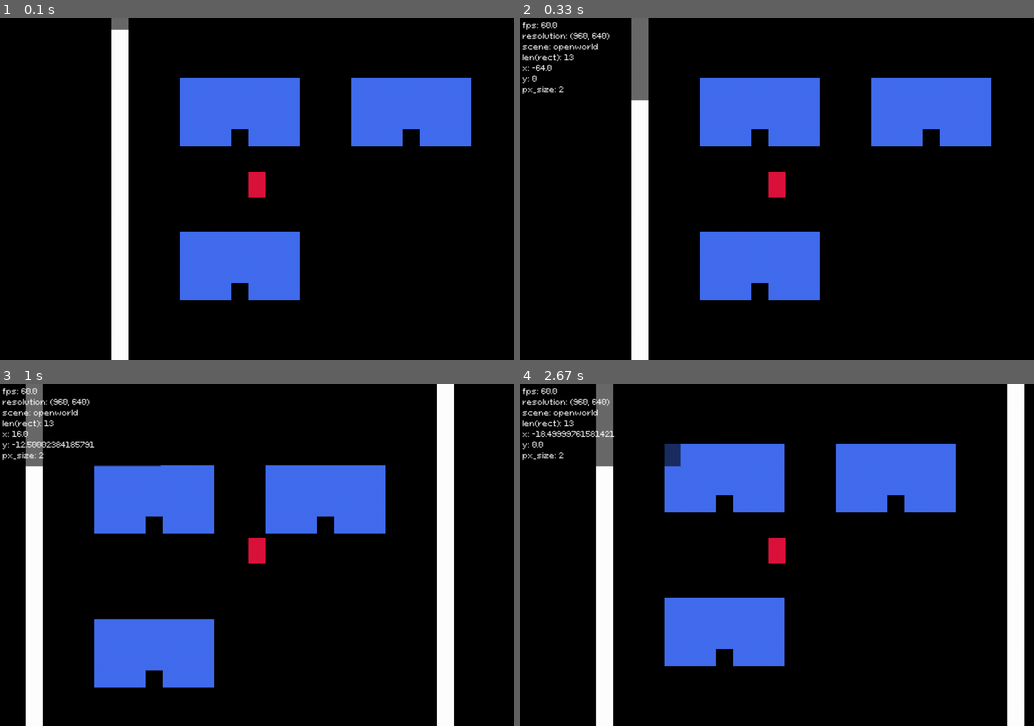
Above: before the commit, frames 1-4 (two rows, left to right).
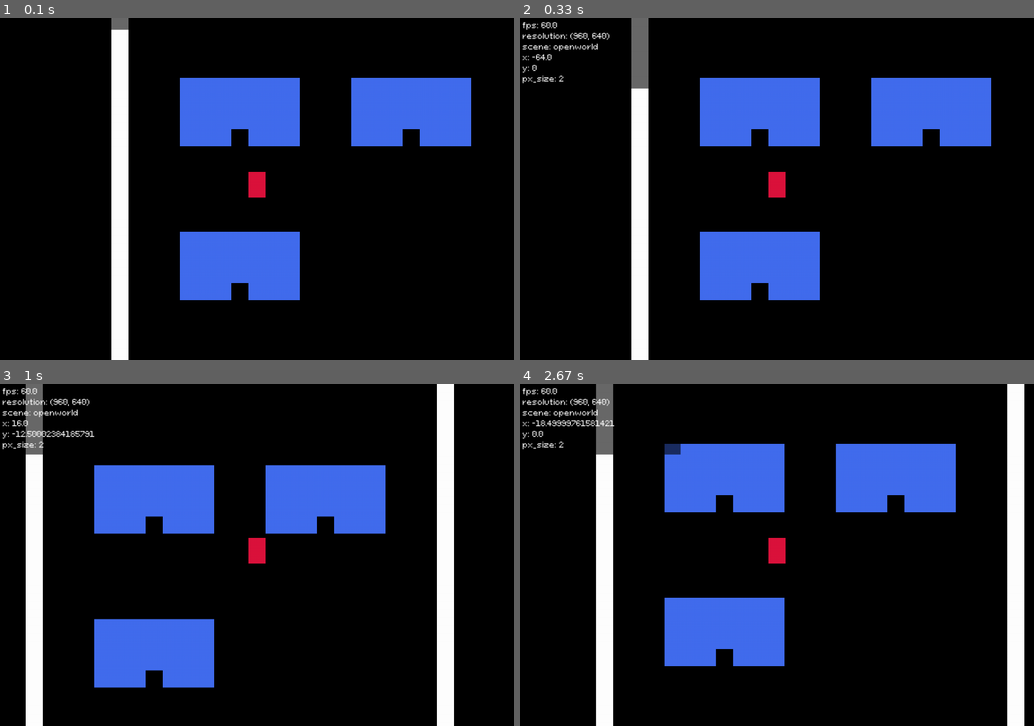
Above: after the commit, the same moments.

Repository: kritserv/rpg-maker-style-top-down-game-template
Game: pygame game, started from main.py
Same seed, same stepped clock (60 frames per second), same inputs: the game is played once before the commit and once after it.
Inputs:
- Up to frame 1 (0.1 s): no input
- Up to frame 2 (0.33 s): no input
- Up to frame 3 (1 s): hold Right 0.33-0.8 s; hold Up from 0.83 s (still down)
- Up to frame 4 (2.67 s): release Up at 1.13 s; hold Right 1.17-1.63 s; hold Left 1.67-2.2 s; hold Down 2.23-2.53 s; hold Left from 2.57 s (still down)

Frame 1 is identical in both runs. In frame 2, 0.4% of the frame differs, in the area x 0-25%, y 10-25%; in frame 3, 0.7%; in frame 4, 0.8%, in the area x 0-32%, y 10-25%.

Commit message:
add event feature & change scene by event trigger

Diff:
--- /dev/null
+++ b/game_data/event/config.json
@@ -0,0 +1,16 @@
+{
+	"event_dict": {
+		"openworld": [
+			"move_to_inner_house1", "move_to_inner_house2", "move_to_inner_house3"
+		],
+		"inner_house1": [
+			"exit_inner_house1"
+		],
+		"inner_house2": [
+			"exit_inner_house2"
+		],
+		"inner_house3": [
+			"exit_inner_house3"
+		]
+	}
+}
--- /dev/null
+++ b/game_data/event/data.json
@@ -0,0 +1,58 @@
+{
+	"event_data": {
+		"move_to_inner_house1": {
+			"pos": [-80, -48],
+			"trigger_by": "player_on_top",
+			"effect": {
+				"func": ["change_scene", "change_camera_stop_position"],
+				"new_scene": [0, 48, "inner_house1"],
+				"new_camera_stop_position": [-48, 48, -64, 16]
+			}
+		},
+		"move_to_inner_house2": {
+			"pos": [80, -48],
+			"trigger_by": "player_on_top",
+			"effect": {
+				"func": ["change_scene", "change_camera_stop_position"],
+				"new_scene": [0, 48, "inner_house2"],
+				"new_camera_stop_position": [-48, 48, -64, 16]
+			}
+		},
+		"move_to_inner_house3": {
+			"pos": [-80, 96],
+			"trigger_by": "player_on_top",
+			"effect": {
+				"func": ["change_scene", "change_camera_stop_position"],
+				"new_scene": [0, 48, "inner_house3"],
+				"new_camera_stop_position": [-48, 48, -64, 16]
+			}
+		},
+		"exit_inner_house1": {
+			"pos": [0, 64],
+			"trigger_by": "player_on_top",
+			"effect": {
+				"func": ["change_scene", "change_camera_stop_position"],
+				"new_scene": [-80, -16, "openworld"],
+				"new_camera_stop_position": [-144, 144, -160, 160]
+			}
+		},
+		"exit_inner_house2": {
+			"pos": [0, 64],
+			"trigger_by": "player_on_top",
+			"effect": {
+				"func": ["change_scene", "change_camera_stop_position"],
+				"new_scene": [80, -16, "openworld"],
+				"new_camera_stop_position": [-144, 144, -160, 160]
+			}
+		},
+		"exit_inner_house3": {
+			"pos": [0, 64],
+			"trigger_by": "player_on_top",
+			"effect": {
+				"func": ["change_scene", "change_camera_stop_position"],
+				"new_scene": [-80, 128, "openworld"],
+				"new_camera_stop_position": [-144, 144, -160, 160]
+			}
+		}
+	}
+}
--- a/main.py
+++ b/main.py
@@ -12,9 +12,9 @@
 	black, check_event, \
 	print_debug, load_screen_from_json, \
 	toggle_full_screen, update_size, \
-	load_scene_from_json, Player, \
-	TopDownMap, Camera, BlackBar, Timer, \
-	SceneManager
+	load_scene_from_json, load_event_from_json, \
+	Player, TopDownMap, Camera, BlackBar, \
+	Timer, SceneManager, Event
 
 pg.display.set_caption("game_title")
 pg.display.set_icon(pg.image.load("asset/img/icon.png"))
@@ -22,33 +22,44 @@
 async def main():
 	run = True
 	cap_fps = False
+	web_export = False
 	debug = True
 	debug_list = [""]
 	full_screen_toggle = False
+	low_fps_mode = False
 
+	if cap_fps or web_export:
+		low_fps_mode = True
 	screen, black_bar_is_set = load_screen_from_json()
 	black_bar = BlackBar(screen, black_bar_is_set)
 	curr_width, curr_height, pixel_size = update_size(
 		[screen.get_width(),
-		screen.get_height()])
+		screen.get_height()]
+		)
 	ratio = default_screen_width/default_screen_height
 	new_size = (curr_width, curr_height)
 
 	scene, start_scene_name = load_scene_from_json()
 
-	player = Player(screen)
+	player = Player(screen, low_fps_mode)
 	top_down_map = TopDownMap(screen)
 	camera = Camera(player, top_down_map)
 
 	scene_manager = SceneManager(
-		scene, player, top_down_map, camera, start_scene_name)
+		scene, player, top_down_map, camera, start_scene_name
+		)
 	scene_manager.change_scene(-64, 0, start_scene_name)
 	scene_manager.change_camera_stop_position(-144, 144, -160, 160)
+
+	event = Event(
+		load_event_from_json(), player, scene_manager
+		)
 
 	debug_timer = Timer()
 	debug_timer.start()
 
 	prev_time = time()
+
 	while run:
 		# =================== [ DELTA TIME ] ===================
 
@@ -59,30 +70,7 @@
 
 		player.update(dt)
 		camera.update(pixel_size)
-
-		if scene_manager.current_scene == "openworld" and player.pos == [-80, -48]:
-			scene_manager.change_scene(0, 48, "inner_house1")
-			scene_manager.change_camera_stop_position(-48, 48, -64, 16)
-
-		if scene_manager.current_scene == "inner_house1" and player.pos == [0, 64]:
-			scene_manager.change_scene(-80, -16, "openworld")
-			scene_manager.change_camera_stop_position(-144, 144, -160, 160)
-
-		if scene_manager.current_scene == "openworld" and player.pos == [80, -48]:
-			scene_manager.change_scene(0, 48, "inner_house2")
-			scene_manager.change_camera_stop_position(-48, 48, -64, 16)
-
-		if scene_manager.current_scene == "inner_house2" and player.pos == [0, 64]:
-			scene_manager.change_scene(80, -16, "openworld")
-			scene_manager.change_camera_stop_position(-144, 144, -160, 160)
-
-		if scene_manager.current_scene == "openworld" and player.pos == [-80, 96]:
-			scene_manager.change_scene(0, 48, "inner_house3")
-			scene_manager.change_camera_stop_position(-48, 48, -64, 16)
-
-		if scene_manager.current_scene == "inner_house3" and player.pos == [0, 64]:
-			scene_manager.change_scene(-80, 128, "openworld")
-			scene_manager.change_camera_stop_position(-144, 144, -160, 160)
+		event.update()
 
 		# ====================== [ GRAPHIC ] =====================
 
@@ -93,7 +81,8 @@
 			)
 
 		curr_width, curr_height, pixel_size = update_size(
-			new_size)
+			new_size
+			)
 		player.resize(pixel_size)
 		top_down_map.resize(pixel_size, player)
 
@@ -106,10 +95,9 @@
 		if debug:
 			if debug_timer.time_now()>0.1:
 				debug_list = [
-					curr_fps(),
+					f"fps: {curr_fps()}",
 					f"resolution: {(curr_width, curr_height)}",
 					f"scene: {scene_manager.current_scene}",
-					f"len(rect): {len(top_down_map.rects)}",
 					f"x: {player.pos[0]}",
 					f"y: {player.pos[1]}",
 					f"px_size: {pixel_size}"
@@ -117,14 +105,11 @@
 				debug_timer.restart()
 			print_debug(debug_list)
 
-		# ====================== [ EVENT ] ======================
+		# =================== [ PYGAME STUFF ] ===================
 
 		run, new_size, debug, full_screen_toggle = check_event(
 			pg.event.get(), new_size, debug
 			)
-
-		# =================== [ PYGAME STUFF ] ===================
-
 		pg.display.update()
 		clock_tick(cap_fps)
 		await asyncio.sleep(0)
--- a/src/__init__.py
+++ b/src/__init__.py
@@ -3,10 +3,10 @@
 	default_screen_size, black
 from .func import check_event, print_debug, \
 	load_screen_from_json, toggle_full_screen, \
-	update_size, load_scene_from_json
+	update_size, load_scene_from_json, load_event_from_json
 from .entity import Player, TopDownMap, Camera, \
-	BlackBar, Timer, SceneManager
+	BlackBar, Timer, SceneManager, Event
 
 __all__ = [clock_tick, curr_fps, default_screen_width, default_screen_height, default_screen_size, black,
-	check_event, print_debug, load_screen_from_json, toggle_full_screen, update_size, load_scene_from_json,
-	Player, TopDownMap, Camera, BlackBar, Timer, SceneManager]
+	check_event, print_debug, load_screen_from_json, load_event_from_json, toggle_full_screen, update_size, load_scene_from_json,
+	Player, TopDownMap, Camera, BlackBar, Timer, SceneManager, Event]
--- a/src/entity/__init__.py
+++ b/src/entity/__init__.py
@@ -4,5 +4,6 @@
 from .camera import Camera
 from .timer import Timer
 from .scene_manager import SceneManager
+from .event import Event
 
-__all__ = (BlackBar, TopDownMap, Player, Camera, Timer, SceneManager)
+__all__ = (BlackBar, TopDownMap, Player, Camera, Timer, SceneManager, Event)
--- /dev/null
+++ b/src/entity/event.py
@@ -0,0 +1,26 @@
+class Event:
+	def __init__(self, event_dict, player, scene_manager):
+		self.event_dict = event_dict
+		self.player = player
+		self.scene_manager = scene_manager
+
+	def trigger(self, effect):
+		for func in effect["func"]:
+			if func == "change_scene":
+				x, y, new_scene_name = effect["new_scene"]
+				self.scene_manager.change_scene(x, y, new_scene_name)
+			elif func == "change_camera_stop_position":
+				stop_left, stop_right, stop_up, stop_down = effect["new_camera_stop_position"]
+				self.scene_manager.change_camera_stop_position(stop_left, stop_right, stop_up, stop_down)
+
+	def check_condition(self):
+		effect = None
+		for ev in self.event_dict[self.scene_manager.current_scene]:
+			if ev["trigger_by"] == "player_on_top":
+				if self.player.pos == ev["pos"]:
+					self.trigger(ev["effect"])
+					break
+		return effect
+
+	def update(self):
+		self.check_condition()
--- a/src/entity/player.py
+++ b/src/entity/player.py
@@ -3,10 +3,11 @@
 from src.variable import red
 
 class Player(pg.sprite.Sprite):
-	def __init__(self, screen):
+	def __init__(self, screen, low_fps_mode):
 		pg.sprite.Sprite.__init__(self)
 		self.screen = screen
 		self.speed = 150
+		self.low_fps_mode = low_fps_mode
 		self.original_width, self.original_height, self.width, self.height = 16, 16, 16, 16
 		self.pos = [0, 0]
 		self.finish_pos = [0, 0]
@@ -62,8 +63,8 @@
 		key = pg.key.get_pressed()
 		dx, dy = calculate_movement(self, key)
 
-		if dt > 0.02:
-			dt = 0.02
+		if self.low_fps_mode:
+			dt = 0.015
 
 		if self.key_presed:
 			move(self.pos, dx, dy, dt, self.speed)
--- a/src/func/__init__.py
+++ b/src/func/__init__.py
@@ -4,5 +4,6 @@
 from .load_screen_data import load_screen_from_json
 from .resize_screen import toggle_full_screen, update_size
 from .load_scene_data import load_scene_from_json
+from .load_event_data import load_event_from_json
 
-__all__ = {print_debug, blit_text, check_event, load_screen_from_json, toggle_full_screen, update_size , load_scene_from_json}
+__all__ = {print_debug, blit_text, check_event, load_screen_from_json, toggle_full_screen, update_size , load_scene_from_json, load_event_from_json}
--- /dev/null
+++ b/src/func/load_event_data.py
@@ -0,0 +1,22 @@
+import json
+
+def load_event_from_json():
+	with open("game_data/event/config.json") as f:
+		json_load = json.load(f)
+		event_dict = json_load["event_dict"]
+		f.close()
+	with open("game_data/event/data.json") as f:
+		json_load = json.load(f)
+		event_data = json_load["event_data"]
+		f.close()
+
+	combined_data = {}
+
+	for key in event_dict:
+		combined_data[key] = []
+
+	for key in event_dict:
+		for val in event_dict[key]:
+			combined_data[key].append(event_data[val])
+
+	return combined_data
--- a/src/variable/game.py
+++ b/src/variable/game.py
@@ -10,6 +10,6 @@
 
 def curr_fps():
 	get_fps = str(clock.get_fps() // 0.1 / 10)
-	return f"fps: {get_fps}"
+	return get_fps
 
 debug_font = pg.font.Font("asset/font/PixeloidSans-mLxMm.ttf", 14)
--- /dev/null
+++ b/test.py
@@ -0,0 +1,27 @@
+import json
+
+def load_event_from_json():
+	with open("game_data/event/config.json") as f:
+		json_load = json.load(f)
+		event_dict = json_load["event_dict"]
+		f.close()
+	with open("game_data/event/data.json") as f:
+		json_load = json.load(f)
+		event_data = json_load["event_data"]
+		f.close()
+
+	combined_data = {}
+
+	for key in event_dict:
+		combined_data[key] = []
+
+	for key in event_dict:
+		for val in event_dict[key]:
+			combined_data[key].append(event_data[val])
+
+	return combined_data
+
+
+event_dict = load_event_from_json()
+
+print(event_dict["openworld"])
